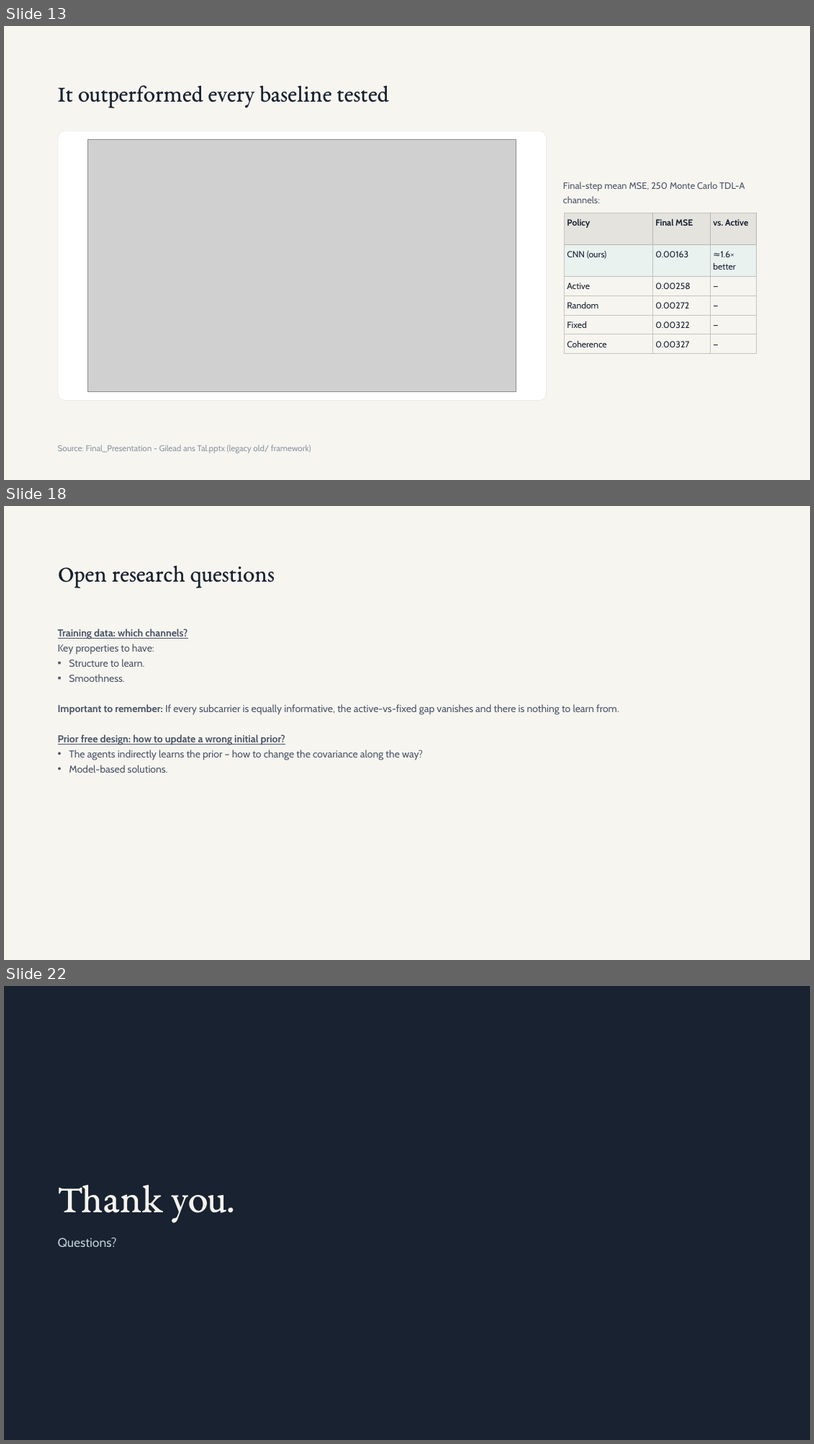
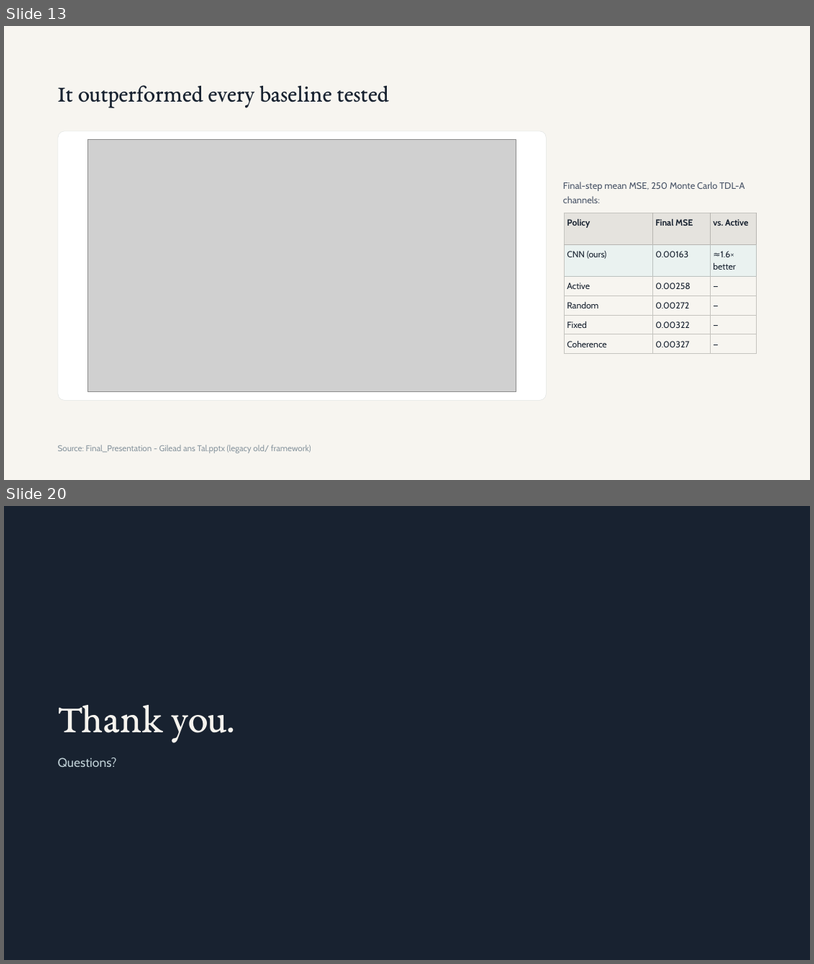
Before and after one commit to tal-pardo/model_based_pilot_allocation, a slide deck: Adaptive Pilot allocation - Research Presentation.pptx. Shown one above the other, each under a label of ours: slides 13, 18 and 22 before the commit, slides 13 and 20 after it; the slides between them are not shown. The pictures are 814x1444 and 814x964 pixels, drawn with LibreOffice and Linux fonts; fonts in the diff are those of the drawing; grey boxes stand for pictures. Boxes give left, top, right and bottom in pixels: in the first picture for what was removed or moved away, otherwise in the second. Text is boxed around its words. In the diff, an @@ line names an element or a change of style, - is before the commit and + after.

Commit message:
update vis channels

```diff
--- a/Adaptive Pilot allocation - Research Presentation.pptx
+++ b/Adaptive Pilot allocation - Research Presentation.pptx
@@ slide 18 removed at bbox=[4, 506, 810, 960], background #F7F5F0 @@
@@ title removed at bbox=[58, 566, 275, 588] @@
-Open research questions
@@ text removed at bbox=[58, 628, 620, 772] @@
-Training data: which channels?
-Key properties to have:
-▪ Structure to learn.
-▪ Smoothness.
-Important to remember: If every subcarrier is equally informative, the active-vs-fixed gap vanishes and there is nothing to learn from.
-Prior free design: how to update a wrong initial prior?
-• The agents indirectly learns the prior – how to change the covariance along the way?
-• Model-based solutions.
@@ what was slide 22 is now slide 20 @@
```
Also in this commit, not shown: 5 slides changed, 3 slides added, 4 other slides removed, 4 other files.
